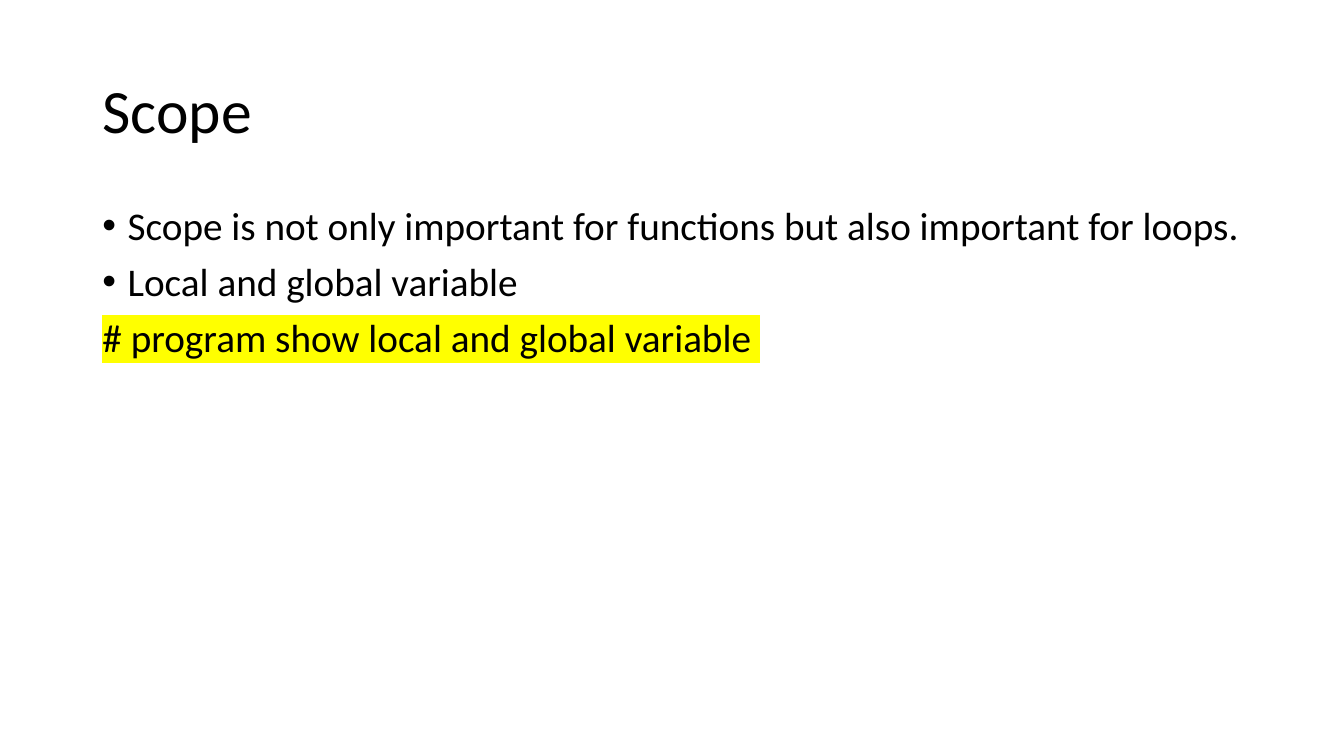
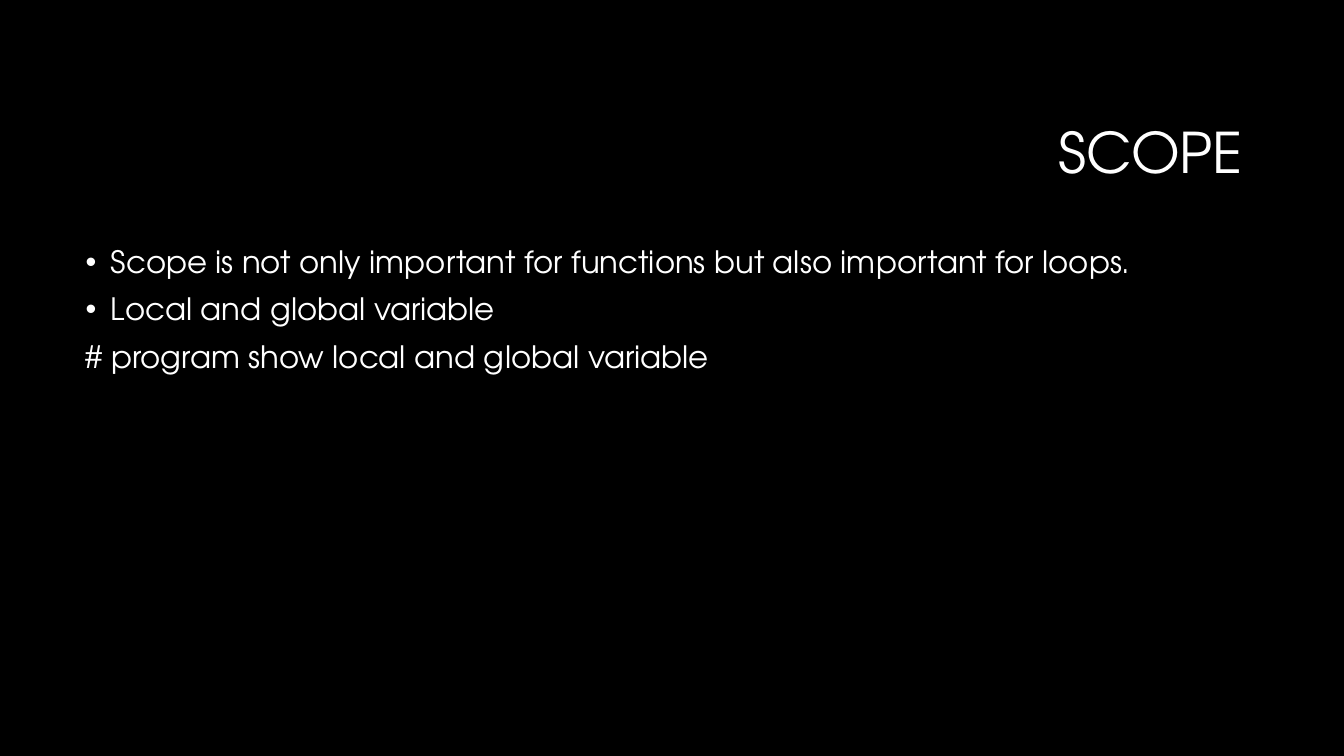
Before and after one commit to LuyangYin1/Python-for-everyone, a slide deck: slide 4 of Class-2/Class – 2.pptm. Drawn at 1344x756 pixels with LibreOffice and Linux fonts; fonts in the diff are those of the drawing; background and template pictures are left out. Boxes give left, top, right and bottom in pixels: in the first picture for what was removed or moved away, otherwise in the second. Text is boxed around its words. In the diff, an @@ line names an element or a change of style, - is before the commit and + after.

```diff
--- a/Class-2/Class – 2.pptm
+++ b/Class-2/Class – 2.pptm
@@ background #FFFFFF to #000000 @@
@@ title at [1059, 131, 1243, 174]: text changed; size 44 to 40 pt; font Calibri to TeX Gyre Adventor; text colour #000000 to #FFFFFF @@
-Scope
+SCOPE
@@ text "Scope is not only important ...": place and size @@
-text "Scope is not only important ..." at [128, 212, 1239, 359]
+text "Scope is not only important ..." at [111, 250, 1131, 375]
@@ text "Scope is not only important ..." at [111, 250, 1131, 375]: size 28 to 22 pt, font Calibri to TeX Gyre Adventor, text colour #000000 to #FFFFFF; highlight #FFFF00 to none in "# program show local and global variable" @@
```
Also in this commit, not shown: 15 other slides changed, 1 slide added, 1 slide removed.
